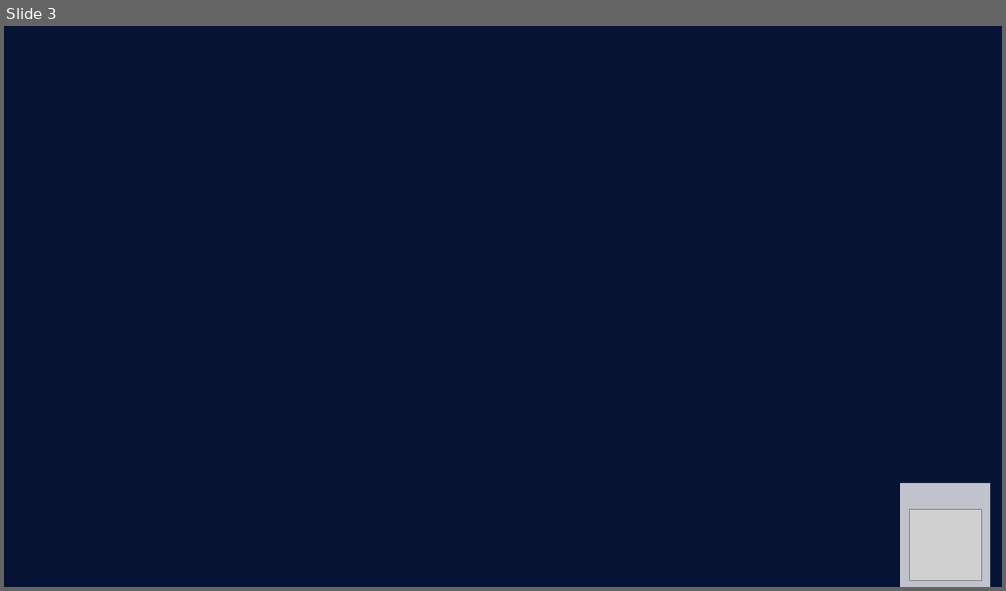
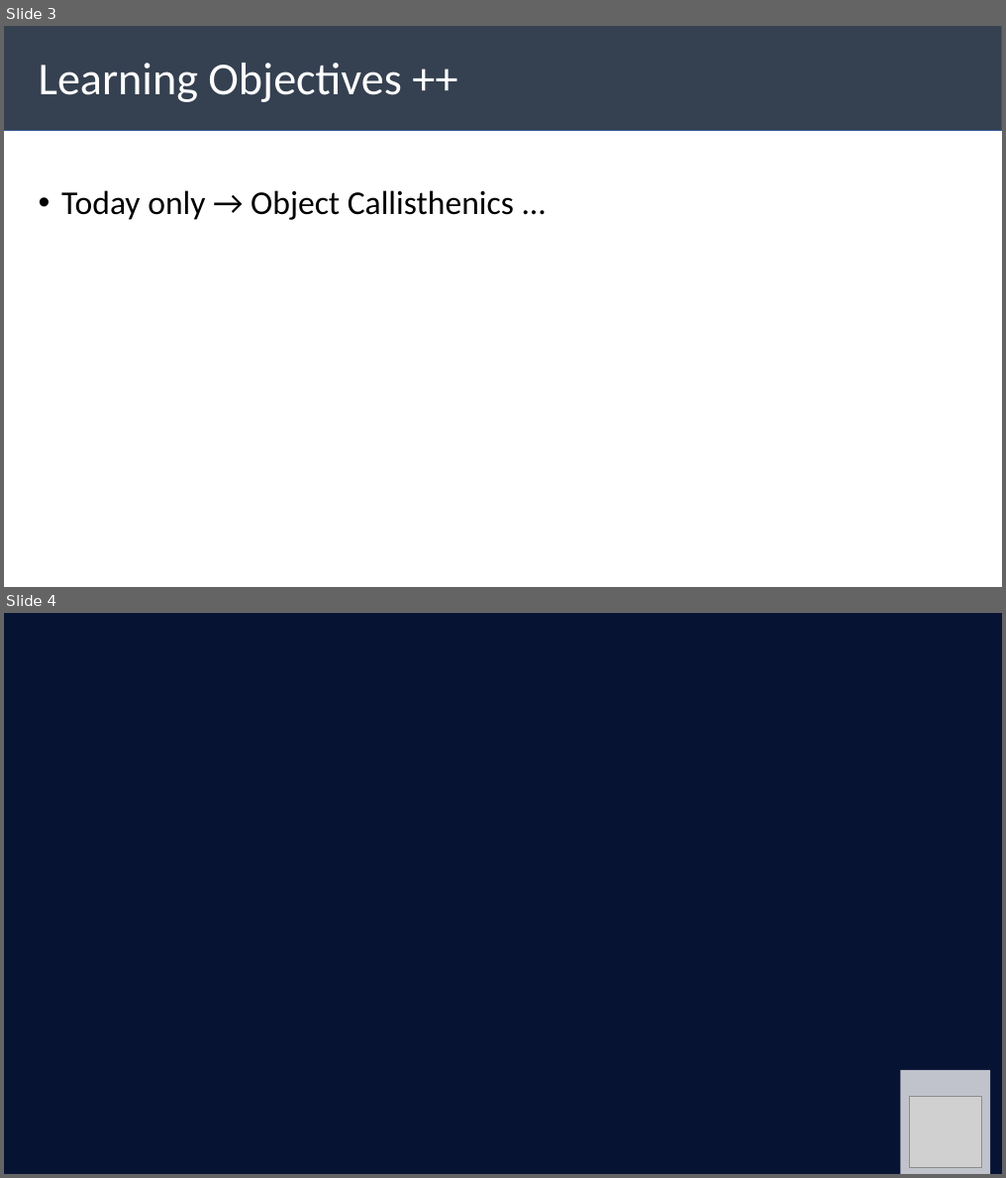
Before and after one commit to suggitpe/bank-account-kata, a slide deck: slides.pptx. Shown one above the other, each under a label of ours: slide 3 before the commit, slides 3 and 4 after it. The pictures are 1006x591 and 1006x1178 pixels, drawn with LibreOffice and Linux fonts; fonts in the diff are those of the drawing; grey boxes stand for pictures; background and template pictures are left out. Boxes give left, top, right and bottom in pixels: in the first picture for what was removed or moved away, otherwise in the second. Text is boxed around its words. In the diff, an @@ line names an element or a change of style, - is before the commit and + after.

```diff
--- a/slides.pptx
+++ b/slides.pptx
@@ slide 3 added at box(4, 26, 1002, 587), background #FFFFFF; not listed: 1 template element that a slide beside it also shows @@
@@ rectangle added at box(4, 26, 1002, 130), fill #354151, outline #325490 1 pt @@
@@ text added at box(39, 63, 402, 102), 44 pt, text #FFFFFF @@
+Learning Objectives ++
@@ text added at box(61, 190, 514, 220), 32 pt, text #000000 @@
+• Today only → Object Callisthenics ...
@@ what was slide 3 is now slide 4 @@
```
Also in this commit, not shown: 13 slides changed.
